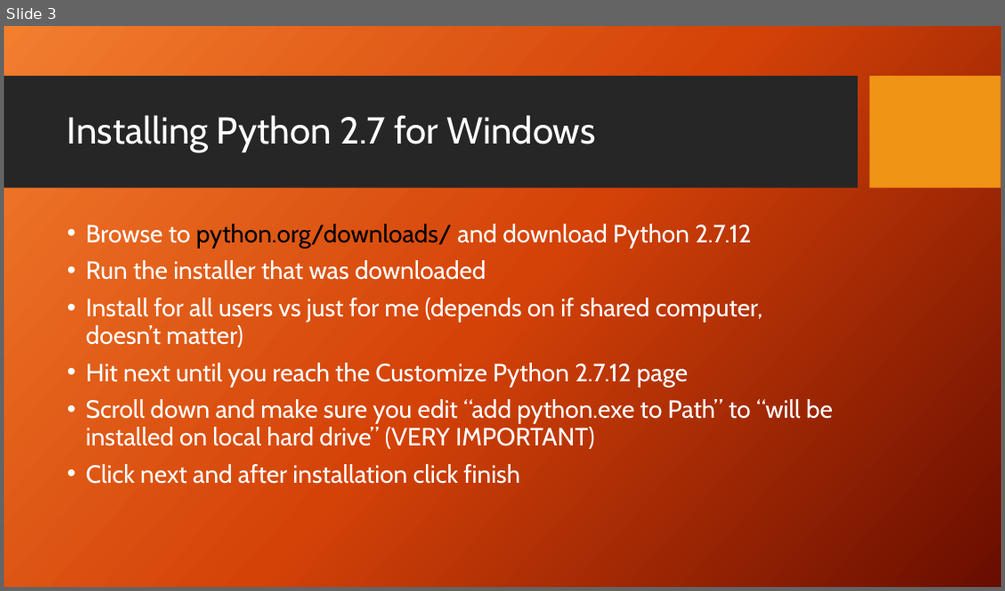
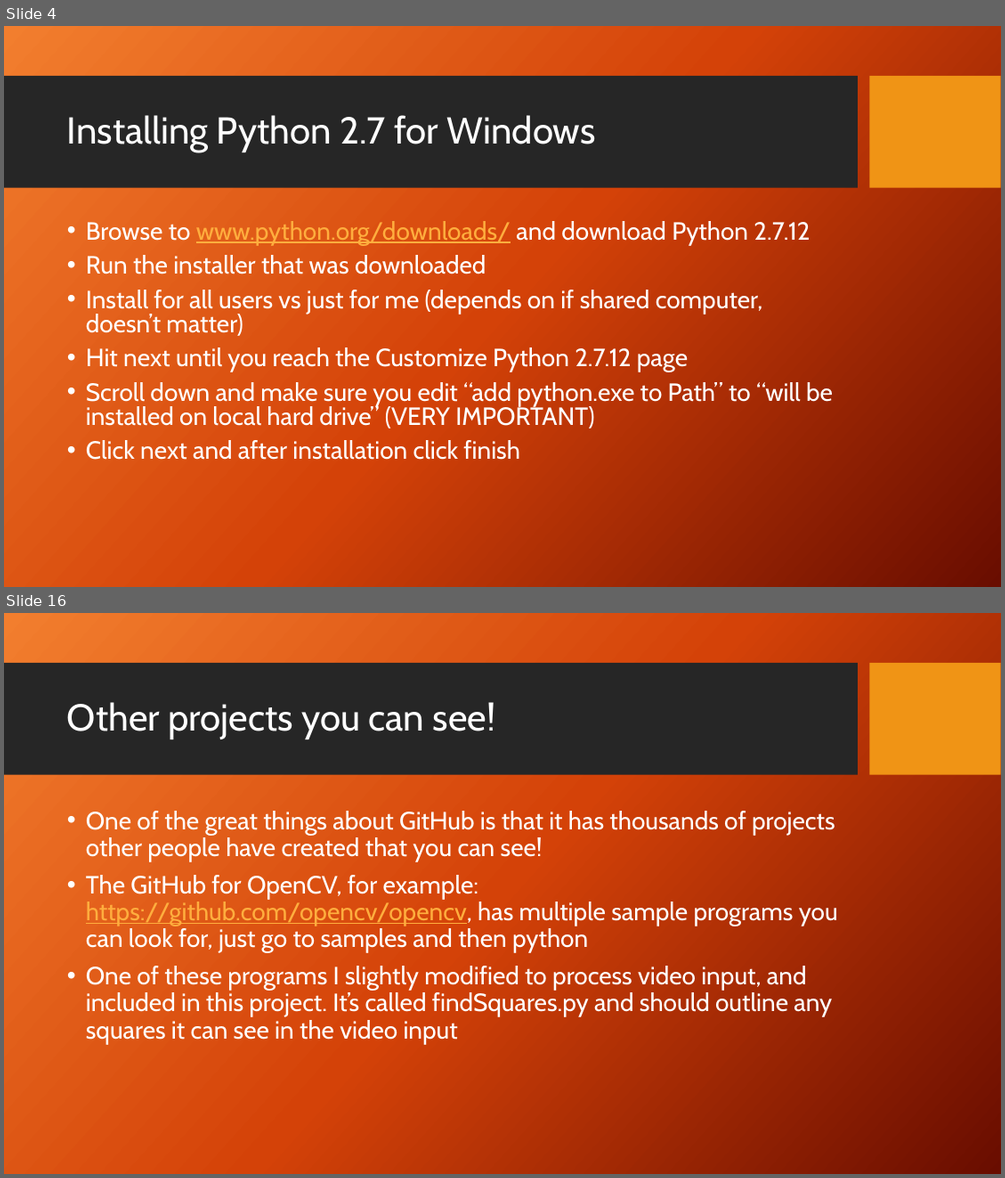
Before and after one commit to jviszlai/opencvPythonTutorial, a slide deck: PowerPoint.pptx. Shown one above the other, each under a label of ours: slide 3 before the commit, slides 4 and 16 after it; the slides between them are not shown. The pictures are 1005x591 and 1005x1178 pixels, drawn with LibreOffice and Linux fonts; fonts in the diff are those of the drawing; background and template pictures are left out. Boxes give left, top, right and bottom in pixels: in the first picture for what was removed or moved away, otherwise in the second. Text is boxed around its words. In the diff, an @@ line names an element or a change of style, - is before the commit and + after.

```diff
--- a/PowerPoint.pptx
+++ b/PowerPoint.pptx
@@ slide 16 added at [4, 613, 1001, 1174], background picture (left out); not listed: 2 template elements that a slide beside it also shows @@
@@ title added at [67, 702, 496, 739], 36 pt, text #FFFFFF @@
+Other projects you can see!
@@ text added at [86, 811, 838, 1044], 24 pt, text #FFFFFF @@
+• One of the great things about GitHub is that it has thousands of projects other people have created that you can see!
+• The GitHub for OpenCV, for example: https://github.com/opencv/opencv, has multiple sample programs you can look for, just go to samples and then python
+• One of these programs I slightly modified to process video input, and included in this project. It’s called findSquares.py and should outline any squares it can see in the video input
@@ what was slide 3 is now slide 4 @@
@@ slide 4 changed as well @@
@@ text at [86, 221, 809, 245]: text changed @@
-• Browse to python.org/downloads/ and download Python 2.7.12
+• Browse to www.python.org/downloads/ and download Python 2.7.12
@@ text at [86, 255, 833, 459]: line spacing 0.9 to 0.8 @@
```
Also in this commit, not shown: 2 other slides changed, 11 other slides added.
